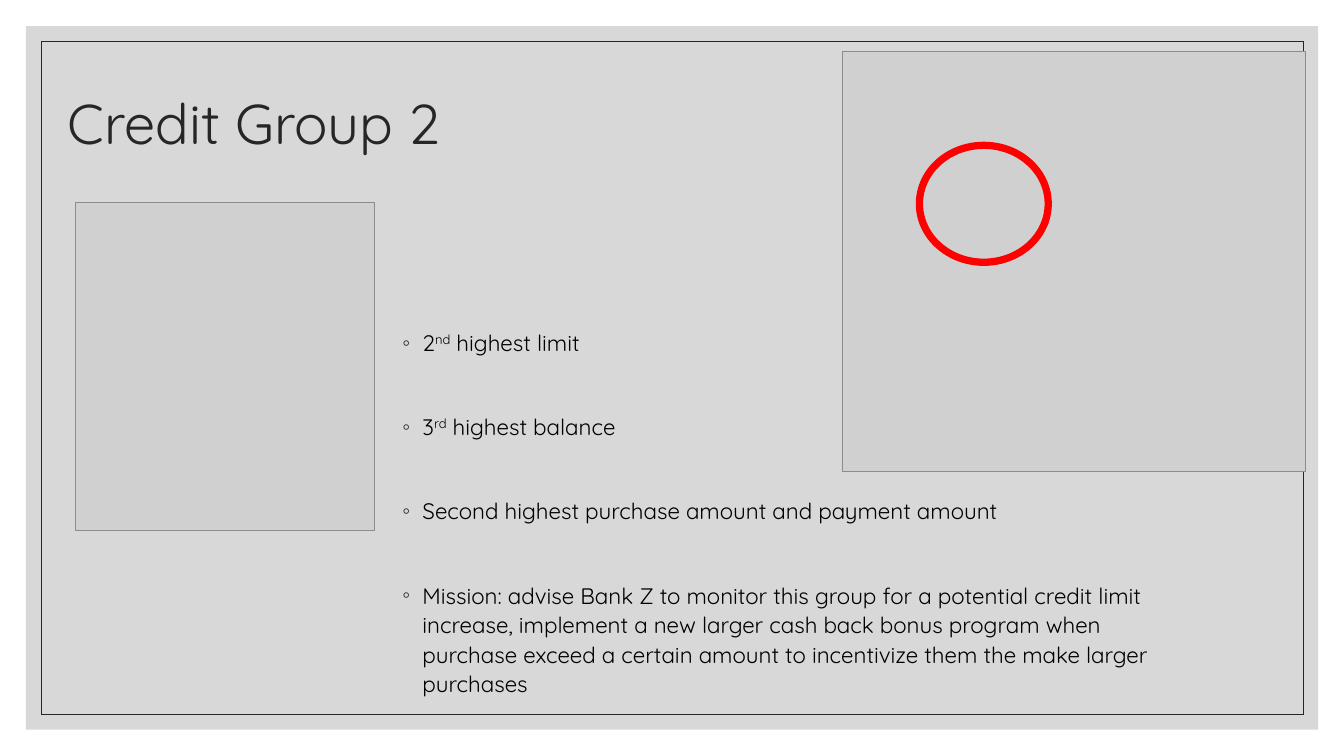
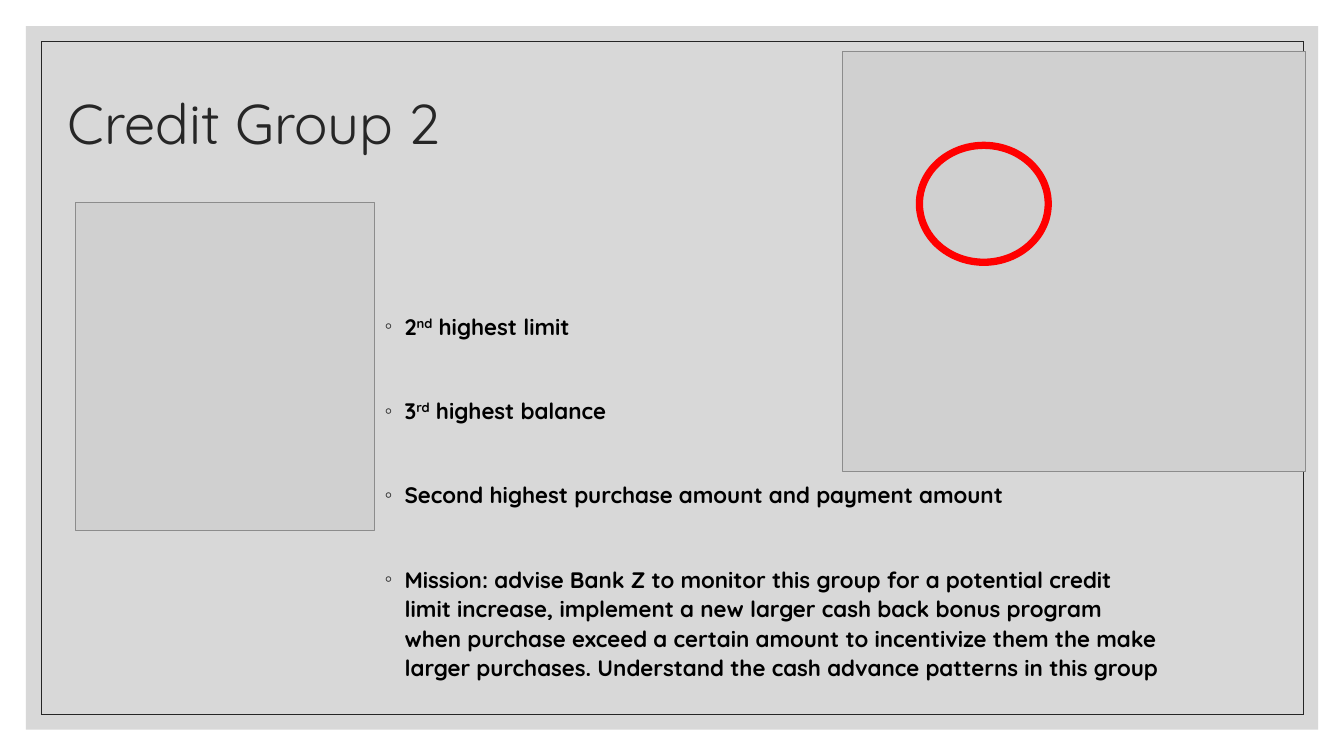
Before and after one commit to ssimmons9212/FedEX, a slide deck: slide 6 of Presentation/Fedex interview Round 2.pptx. Drawn at 1344x756 pixels with LibreOffice and Linux fonts; fonts in the diff are those of the drawing; grey boxes stand for pictures. Boxes give left, top, right and bottom in pixels: in the first picture for what was removed or moved away, otherwise in the second. Text is boxed around its words. In the diff, an @@ line names an element or a change of style, - is before the commit and + after.

Commit message:
final commit

```diff
--- a/Presentation/Fedex interview Round 2.pptx
+++ b/Presentation/Fedex interview Round 2.pptx
@@ text "2nd highest limit": place and size @@
-text "2nd highest limit" at <box>422,334,1147,697</box>
+text "2nd highest limit" at <box>405,318,1158,681</box>
@@ text at <box>405,318,1003,508</box>: bold on in "2nd highest limit", "3rd highest balance", "Second highest purchase amount and payment amount" @@
@@ text at <box>405,571,1158,681</box>: text changed; bold on @@
-◦ Mission: advise Bank Z to monitor this group for a potential credit limit increase, implement a new larger cash back bonus program when purchase exceed a certain amount to incentivize them the make larger purchases
+◦ Mission: advise Bank Z to monitor this group for a potential credit limit increase, implement a new larger cash back bonus program when purchase exceed a certain amount to incentivize them the make larger purchases. Understand the cash advance patterns in this group
```
Also in this commit, not shown: 5 other slides changed, 1 slide added, 1 slide removed.
